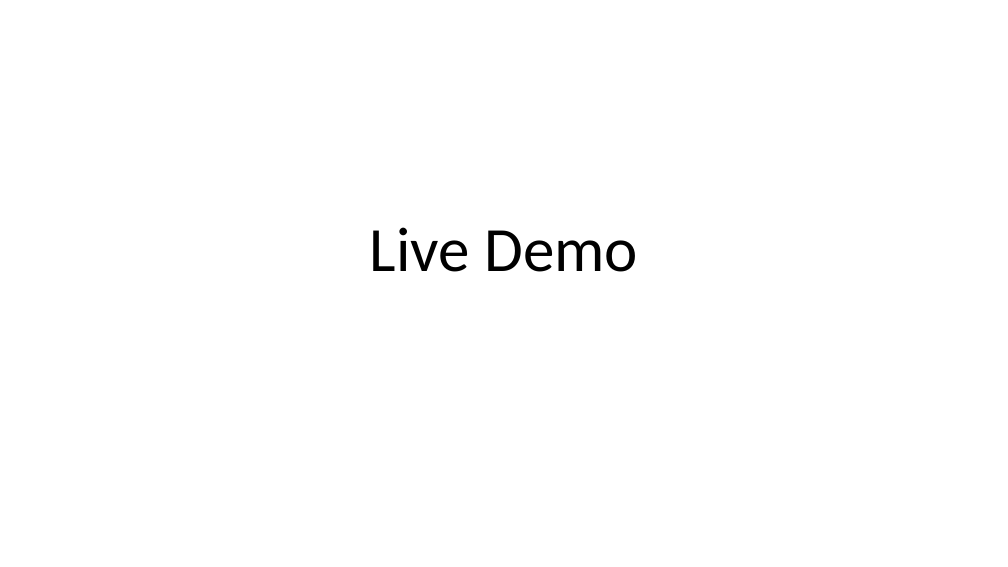
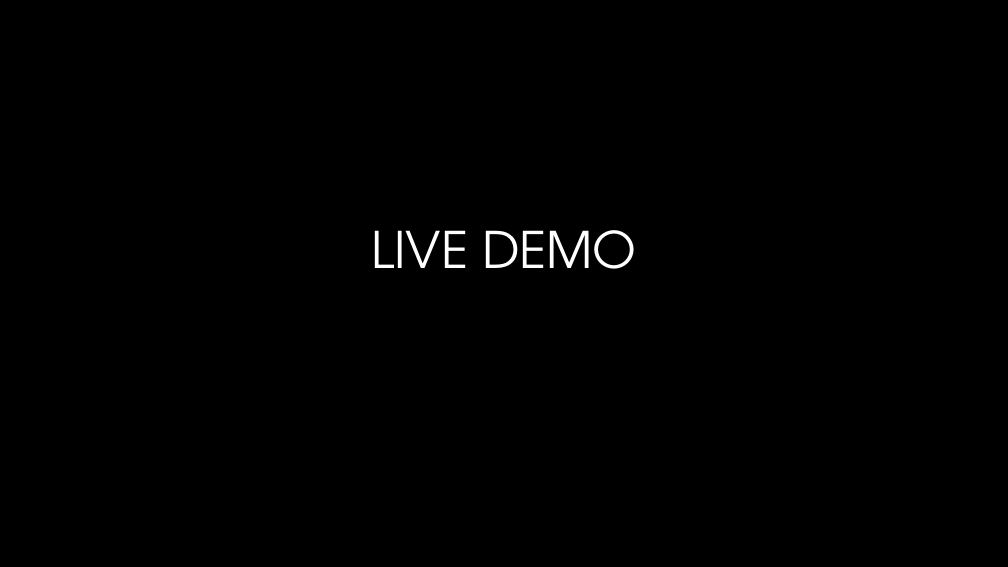
Before and after one commit to JacobEberhardt/decentralized-energy-trading, a slide deck: slide 13 of documentation/Milestone Presentation.pptx (slide 10 before the commit). Drawn at 1008x567 pixels with LibreOffice and Linux fonts; fonts in the diff are those of the drawing; background and template pictures are left out. Boxes give left, top, right and bottom in pixels: in the first picture for what was removed or moved away, otherwise in the second. Text is boxed around its words. In the diff, an @@ line names an element or a change of style, - is before the commit and + after.

```diff
--- a/documentation/Milestone Presentation.pptx
+++ b/documentation/Milestone Presentation.pptx
@@ background #FFFFFF to picture (left out) @@
@@ title at (371, 230, 637, 269): text changed; size 45 to 36 pt; font Calibri to TeX Gyre Adventor; text colour #000000 to gradient #FFFFFF to #A6A6A6 @@
-Live Demo
+LIVE DEMO
```
Also in this commit, not shown: 7 other slides changed, 6 slides added, 3 slides removed.
